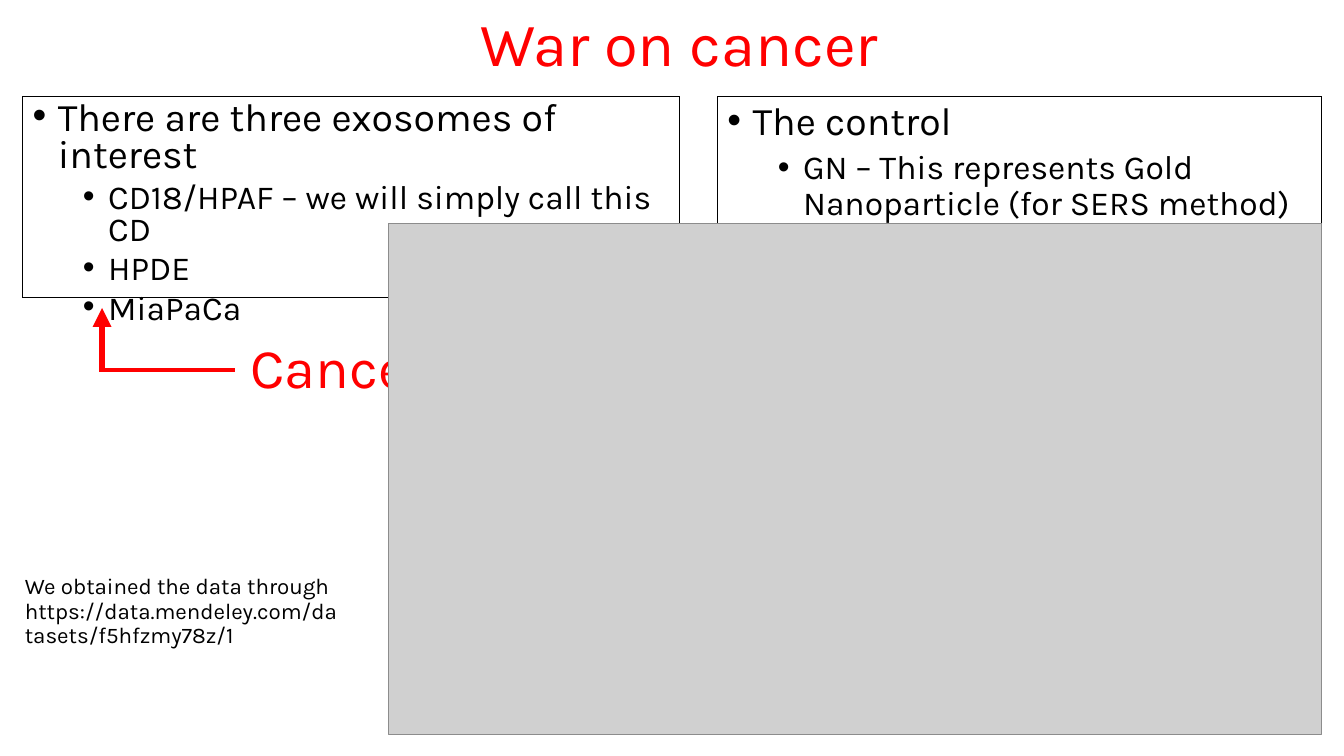
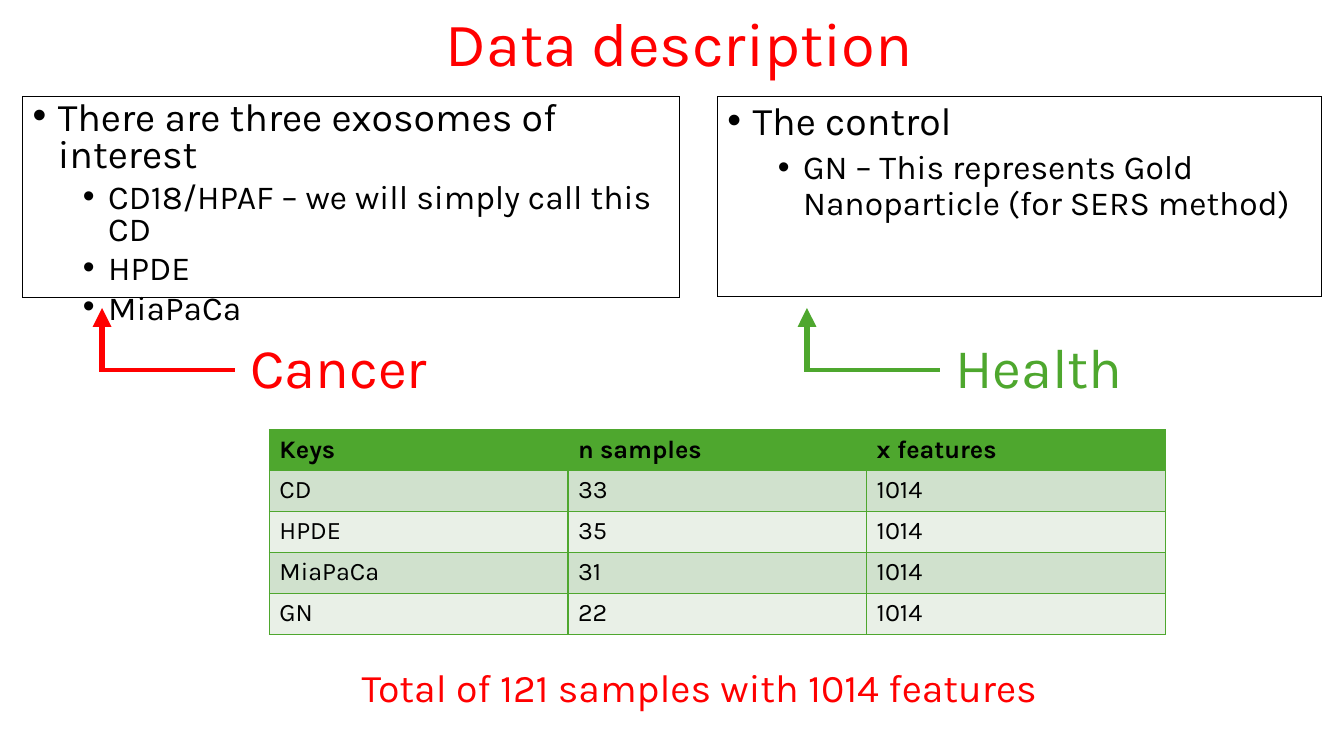
Before and after one commit to kpark11/Springboard, a slide deck: slide 7 of Capstone-Project/SERS_Raman_Pancreatic_Cancer/Detection of pancreatic cancer through Raman Spectroscopy and.pptx. Drawn at 1344x756 pixels with LibreOffice and Linux fonts; fonts in the diff are those of the drawing; grey boxes stand for pictures. Boxes give left, top, right and bottom in pixels: in the first picture for what was removed or moved away, otherwise in the second. Text is boxed around its words. In the diff, an @@ line names an element or a change of style, - is before the commit and + after.

```diff
--- a/Capstone-Project/SERS_Raman_Pancreatic_Cancer/Detection of pancreatic cancer through Raman Spectroscopy and.pptx
+++ b/Capstone-Project/SERS_Raman_Pancreatic_Cancer/Detection of pancreatic cancer through Raman Spectroscopy and.pptx
@@ title at [445, 23, 913, 81]: text changed @@
-War on cancer
+Data description
@@ picture removed at [389, 223, 1322, 734] @@
@@ arrow added from (808, 372) to (808, 309), #4EA72E 4.5 pt @@
@@ text added at [946, 328, 1155, 405], 40 pt, text #4EA72E @@
+Healthy
@@ line added from (805, 370) to (941, 370), #4EA72E 3 pt @@
@@ table added at [269, 431, 1165, 635], 5 rows, 3 columns @@
+Keys | n samples | x features
+CD | 33 | 1014
+HPDE | 35 | 1014
+MiaPaCa | 31 | 1014
+GN | 22 | 1014
@@ text removed at [25, 578, 337, 649] @@
-We obtained the data through https://data.mendeley.com/datasets/f5hfzmy78z/1
@@ text added at [362, 675, 1036, 712], 28 pt, text #FF0000 @@
+Total of 121 samples with 1014 features
```
Also in this commit, not shown: 4 other slides changed, 20 slides added, 2 other files.
